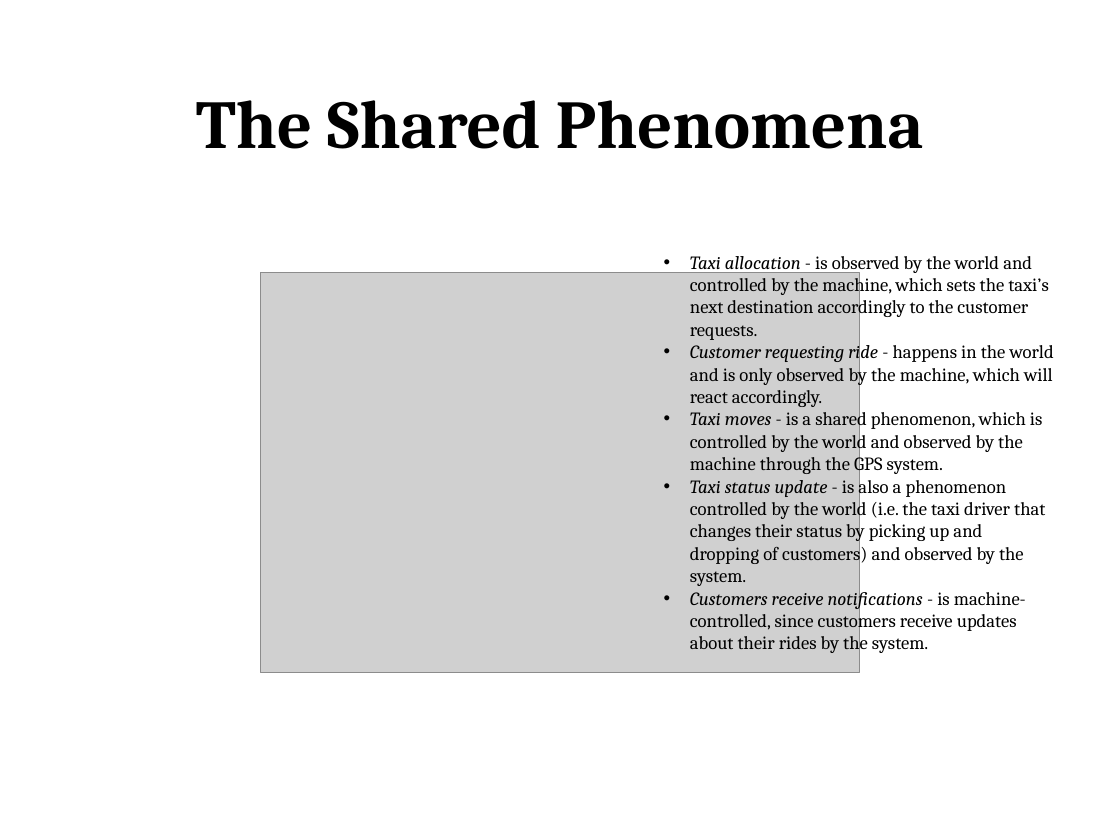
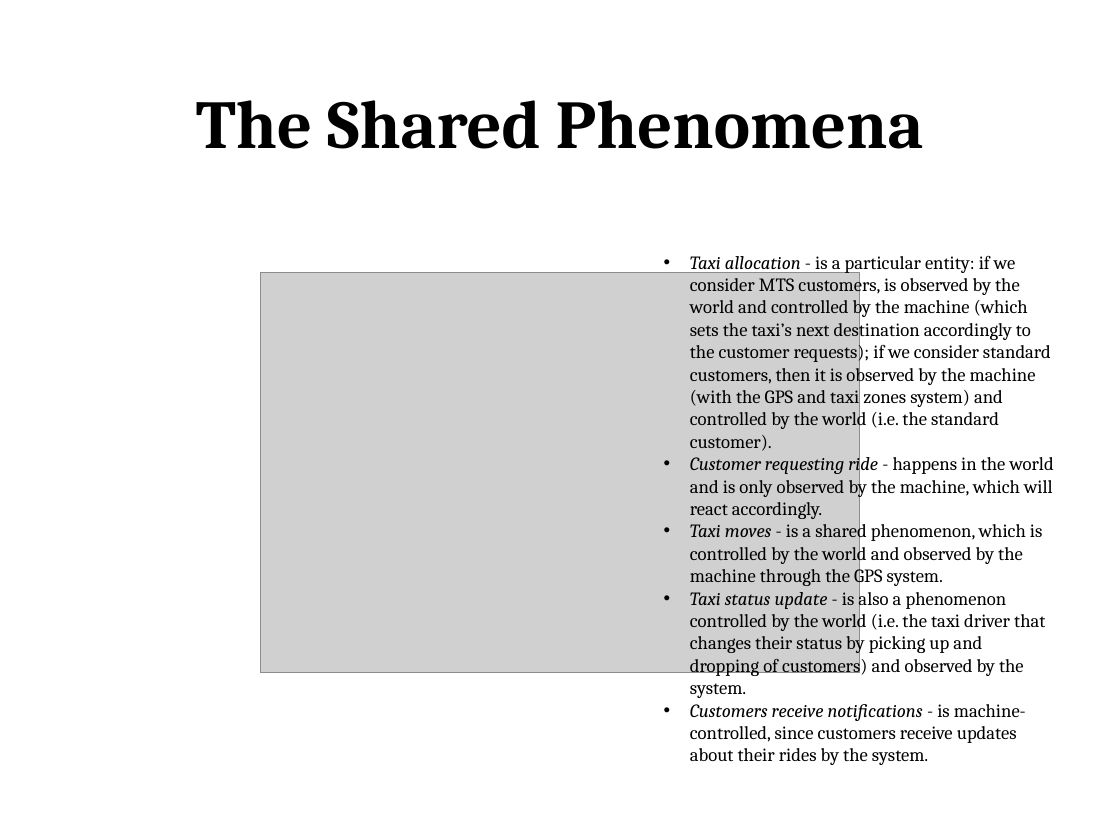
Before and after one commit to MarcoRomani/myTaxyService-SE2-PozziRomani, a slide deck: slide 13 of OtherStuff/Presentation/Goal + fun req + world and the machine.pptx. Drawn at 1120x840 pixels with LibreOffice and Linux fonts; fonts in the diff are those of the drawing; grey boxes stand for pictures. Boxes give left, top, right and bottom in pixels: in the first picture for what was removed or moved away, otherwise in the second. Text is boxed around its words. In the diff, an @@ line names an element or a change of style, - is before the commit and + after.

Commit message:
Taxi Allocation in World-Machine updated

```diff
--- a/OtherStuff/Presentation/Goal + fun req + world and the machine.pptx
+++ b/OtherStuff/Presentation/Goal + fun req + world and the machine.pptx
@@ text at <box>690,255,1051,451</box>: text changed @@
-• Taxi allocation - is observed by the world and controlled by the machine, which sets the taxi’s next destination accordingly to the customer requests.
+• Taxi allocation - is a particular entity: if we consider MTS customers, is observed by the world and controlled by the machine (which sets the taxi’s next destination accordingly to the customer requests); if we consider standard customers, then it is observed by the machine (with the GPS and taxi zones system) and controlled by the world (i.e. the standard customer).
```
Also in this commit, not shown: 1 other file.
